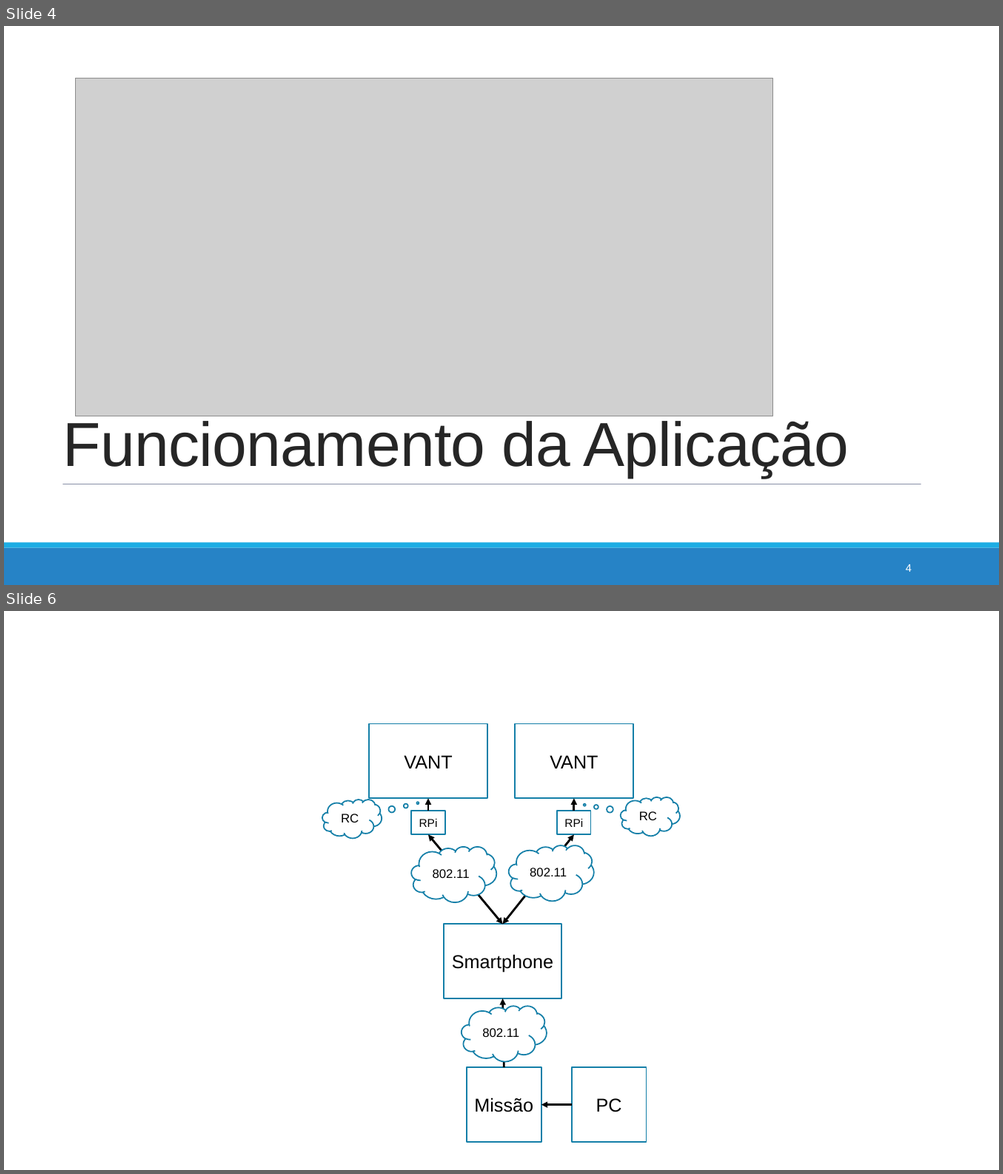
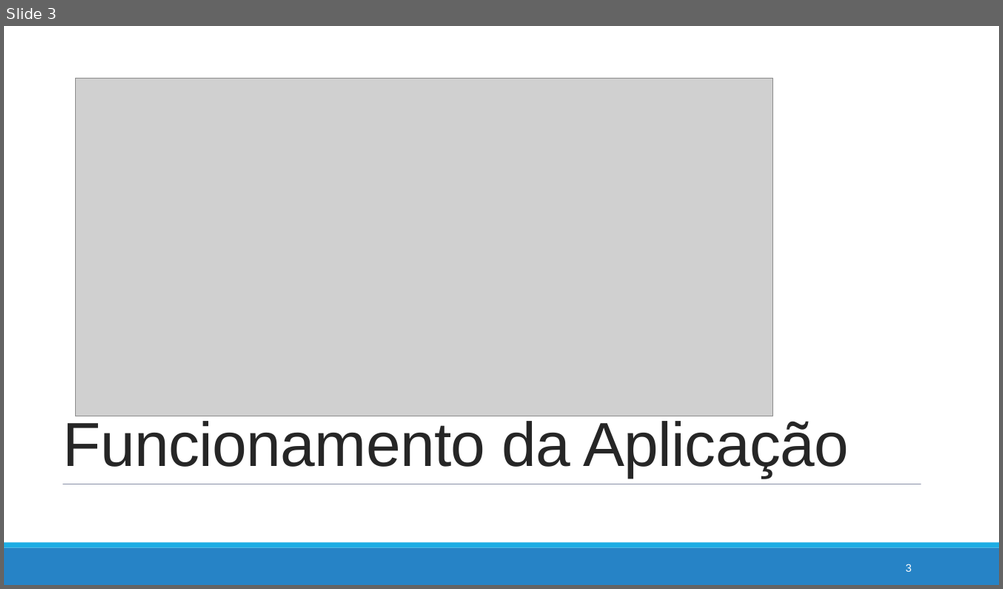
Before and after one commit to thiago-cavalcante/iot, a slide deck: project_proposal_v1.pptx. Shown one above the other, each under a label of ours: slides 4 and 6 before the commit, slide 3 after it; the slides between them are not shown. The pictures are 1003x1174 and 1003x589 pixels, drawn with LibreOffice and Linux fonts; fonts in the diff are those of the drawing; grey boxes stand for pictures. Boxes give left, top, right and bottom in pixels: in the first picture for what was removed or moved away, otherwise in the second. Text is boxed around its words. In the diff, an @@ line names an element or a change of style, - is before the commit and + after.

```diff
--- a/project_proposal_v1.pptx
+++ b/project_proposal_v1.pptx
@@ slide 6 removed at (x1=4, y1=611, x2=999, y2=1170), background #FFFFFF @@
@@ rectangle removed at (x1=369, y1=723, x2=487, y2=798) @@
-VANT
@@ rectangle removed at (x1=515, y1=723, x2=633, y2=798) @@
-VANT
@@ thought cloud removed at (x1=323, y1=800, x2=382, y2=839) @@
-RC
@@ arrow removed from (428, 811) to (428, 798) @@
@@ arrow removed from (574, 811) to (574, 798) @@
@@ thought cloud removed at (x1=620, y1=797, x2=680, y2=836) @@
-RC
@@ rectangle removed at (x1=412, y1=811, x2=445, y2=834) @@
-RPi
@@ rectangle removed at (x1=557, y1=811, x2=590, y2=834) @@
-RPi
@@ cloud removed at (x1=412, y1=847, x2=496, y2=903) @@
-802.11
@@ double arrow removed from (503, 924) to (428, 834) @@
@@ double arrow removed from (503, 924) to (574, 834) @@
@@ cloud removed at (x1=509, y1=846, x2=594, y2=901) @@
-802.11
@@ rectangle removed at (x1=444, y1=924, x2=561, y2=999) @@
-Smartphone
@@ cloud removed at (x1=461, y1=1006, x2=546, y2=1062) @@
-802.11
@@ arrow removed from (504, 1068) to (503, 999) @@
@@ rectangle removed at (x1=466, y1=1068, x2=541, y2=1142) @@
-Missão
@@ rectangle removed at (x1=572, y1=1068, x2=646, y2=1142) @@
-PC
@@ arrow removed from (572, 1105) to (541, 1105) @@
@@ what was slide 4 is now slide 3 @@
@@ page number at (x1=905, y1=564, x2=911, y2=572): text changed @@
-4
+3
```
Also in this commit, not shown: 3 slides changed, 1 slide added.
